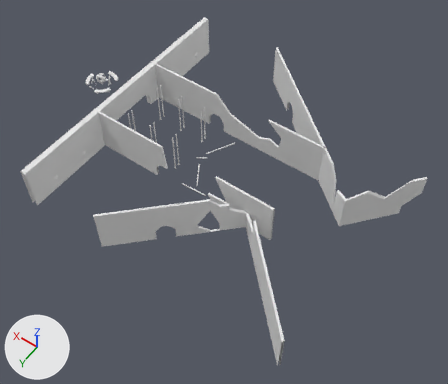
The FBX model Assets/Resources/Mesh/Level2/Level2-ParedesBlancas.fbx as it was, and as the next commit left it.
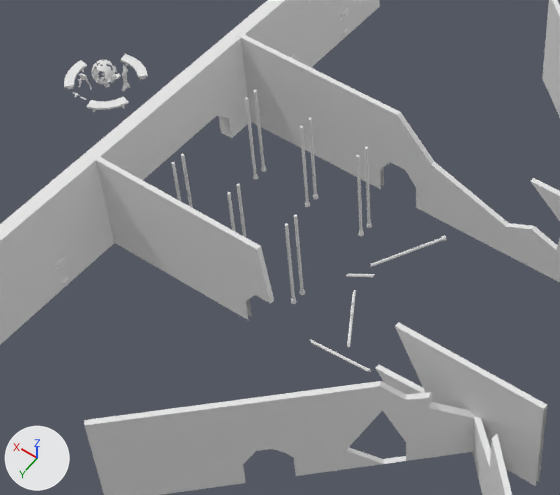
Each version is shown whole from a 50 mm lens placed at (-84.5, 79.1, 86.0), pointed at (-45.0, 23.8, -0.9), then close up on the part from 13% to 62% of the width and 13% to 64% of the height. Arrows for +X, +Y and +Z are at lower left; the lights stay in place. Where no turn or scale is listed for an object, it has been applied to the vertices.

Objects in the first close-up: 'Level2-ParedesBlancas'.
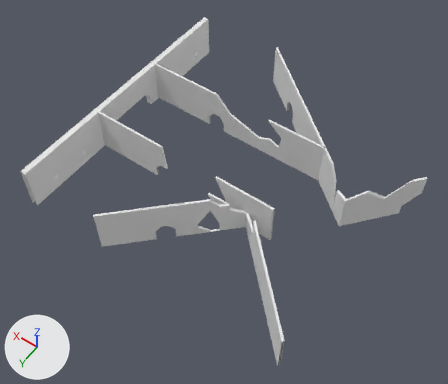
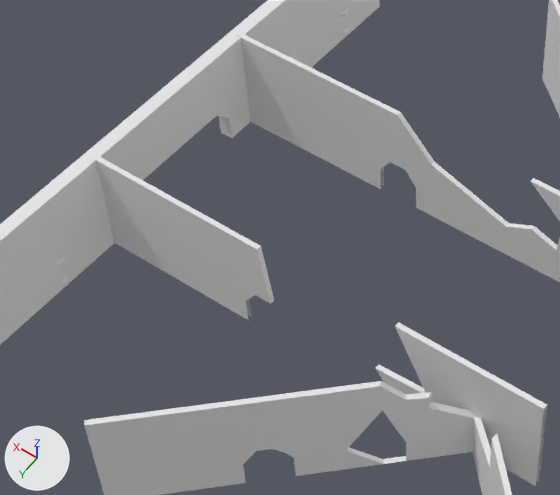
Where the change shows, as pixel boxes (x1, y1, x2, y2) in the close-ups (560 x 495 px):
```json
{"part": 1, "of": "me_cube_001", "change": "deleted", "before": [64, 54, 447, 372]}
```

Scene script edits in JSON lines:
```json
{"block": "me_cube_001", "where": "# used by ob_level2_paredesblancas; location = (-20.0, -25.74, 1.96)"}
{"op": "remove", "block": "me_cube_001", "code": "me_cube_001.from_pydata(...)  # 1834 vertices, 1773 faces; spans x -54.2..14.3, y 20.2..71.5, z -2.5..6.1"}
{"op": "add", "block": "me_cube_001", "code": "me_cube_001.from_pydata(...)  # 709 vertices, 496 faces; spans x -54.2..0.7, y 20.2..71.5, z -2.5..6.1"}
{"block": "me_cube_001", "change": "me_cube_001 part 1: 25 loose pieces with 1125 vertices, spanning x -23.3..14.3, y 38.4..53.2, z -2.1..5.9, are deleted"}
```
